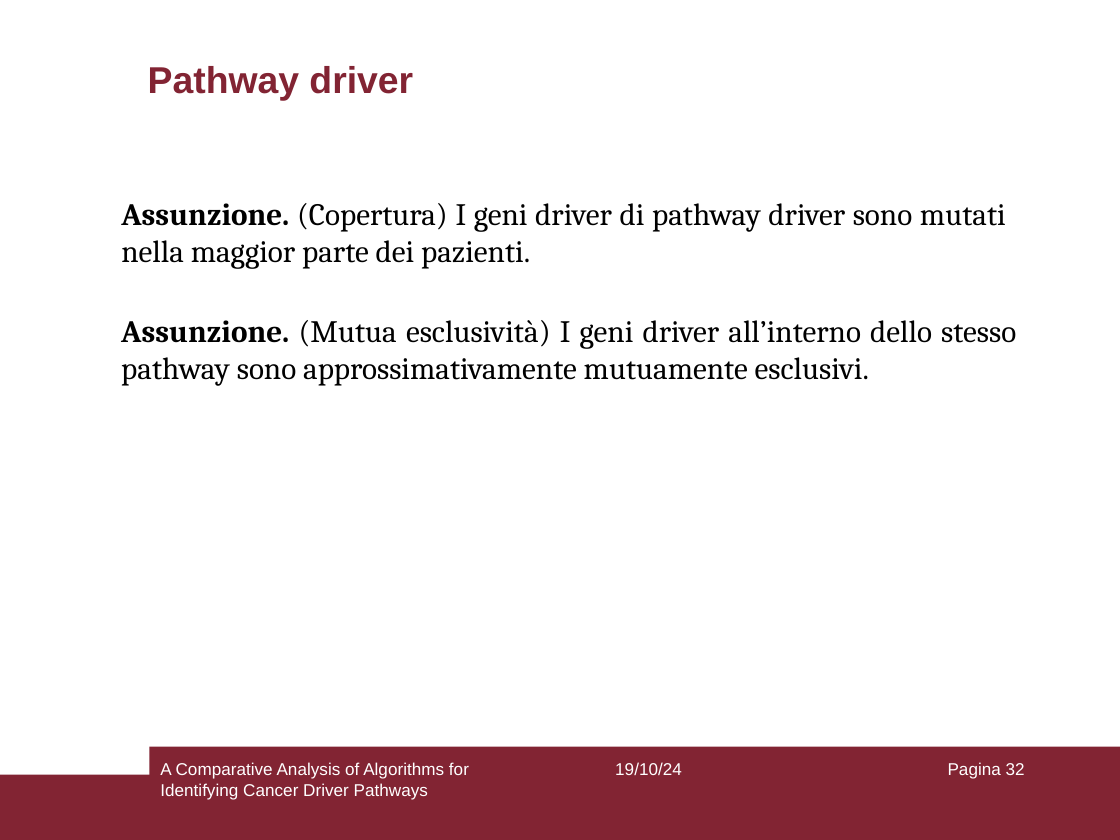
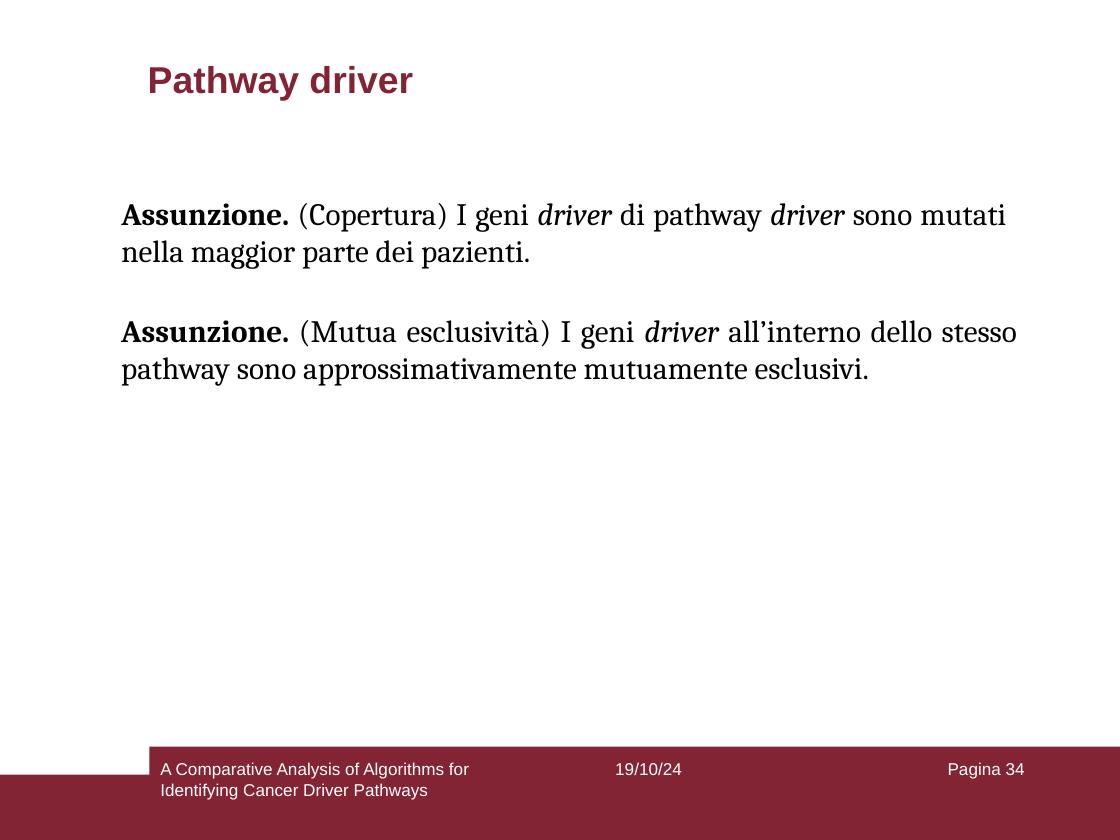
Before and after one commit to aflaag/bsc-thesis, a slide deck: slide 34 of presentation/slides.odp (slide 32 before the commit). Drawn at 1120x840 pixels with LibreOffice and Linux fonts; fonts in the diff are those of the drawing. Boxes give left, top, right and bottom in pixels: in the first picture for what was removed or moved away, otherwise in the second. Text is boxed around its words. In the diff, an @@ line names an element or a change of style, - is before the commit and + after.

```diff
--- a/presentation/slides.odp
+++ b/presentation/slides.odp
@@ text "Assunzione. (Copertura) I geni driver ..." at [121, 203, 1006, 269]: italic on in "driver driver" @@
@@ text "Assunzione. (Mutua esclusività) I geni ..." at [121, 320, 1017, 386]: italic on in "driver" @@
@@ page number at [948, 762, 1025, 779]: text changed @@
-Pagina 32
+Pagina 34
```
Also in this commit, not shown: 12 other slides changed, 5 slides added, 2 other files.
